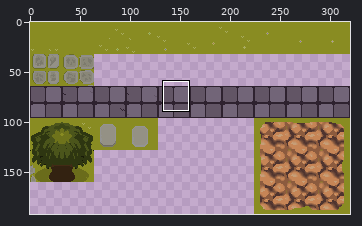
A sprite sheet gets an edit: images/grass.png. Above: a wide view before the commit, with the close-up outlined.
Close-up. Before:
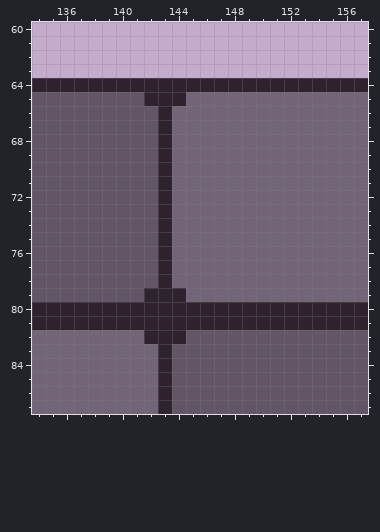
The file is 320x192 pixels. Colours within 5 levels of each other are drawn and written as one. Shown: x 134..157, y 60..87. The commit also changed other parts of the picture, which this record leaves out.
The same view after the edit:
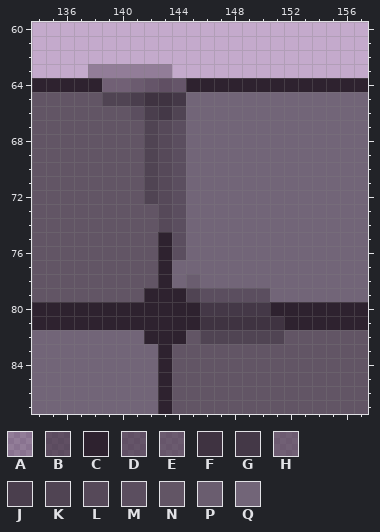
Palette (. is transparent): A #2e222f55  B #2e222faa  C #2e222f  D #362a38aa  E #3f3341aa  F #3f3341  G #443847  H #483b4aaa  J #4a3e4d  K #504453  L #564959  M #5b4e5f  N #625565  P #6a5d6f  Q #726578
Change:
@@ x 134..157 @@
 62 ........................
-63 ........................
-64 CCCCCCCCCCCCCCCCCCCCCCCC
-65 NNNNNNNNCCCQQQQQQQQQQQQQ
-66 NNNNNNNNNCQQQQQQQQQQQQQQ
-67 NNNNNNNNNCQQQQQQQQQQQQQQ
-68 NNNNNNNNNCQQQQQQQQQQQQQQ
-69 NNNNNNNNNCQQQQQQQQQQQQQQ
-70 NNNNNNNNNCQQQQQQQQQQQQQQ
-71 NNNNNNNNNCQQQQQQQQQQQQQQ
-72 NNNNNNNNNCQQQQQQQQQQQQQQ
-73 NNNNNNNNNCQQQQQQQQQQQQQQ
-74 NNNNNNNNNCQQQQQQQQQQQQQQ
-75 NNNNNNNNNCQQQQQQQQQQQQQQ
-76 NNNNNNNNNCQQQQQQQQQQQQQQ
+63 ....AAAAAA..............
+64 CCCCCHHEDBDCCCCCCCCCCCCC
+65 NNNNNKKJFFGQQQQQQQQQQQQQ
+66 NNNNNNNMJGKQQQQQQQQQQQQQ
+67 NNNNNNNNKLMQQQQQQQQQQQQQ
+68 NNNNNNNNKLMQQQQQQQQQQQQQ
+69 NNNNNNNNKLMQQQQQQQQQQQQQ
+70 NNNNNNNNKLMQQQQQQQQQQQQQ
+71 NNNNNNNNKLMQQQQQQQQQQQQQ
+72 NNNNNNNNKLMQQQQQQQQQQQQQ
+73 NNNNNNNNNLMQQQQQQQQQQQQQ
+74 NNNNNNNNNLMQQQQQQQQQQQQQ
+75 NNNNNNNNNCMQQQQQQQQQQQQQ
+76 NNNNNNNNNCMQQQQQQQQQQQQQ
 77 NNNNNNNNNCQQQQQQQQQQQQQQ
-78 NNNNNNNNNCQQQQQQQQQQQQQQ
-79 NNNNNNNNCCCQQQQQQQQQQQQQ
-80 CCCCCCCCCCCCCCCCCCCCCCCC
-81 CCCCCCCCCCCCCCCCCCCCCCCC
-82 QQQQQQQQCCCNNNNNNNNNNNNN
+78 NNNNNNNNNCQPQQQQQQQQQQQQ
+79 NNNNNNNNCCCKMMMMMQQQQQQQ
+80 CCCCCCCCCCCCGGGGGCCCCCCC
+81 CCCCCCCCCCCCFFFFFFCCCCCC
+82 QQQQQQQQCCCNKKKKKKNNNNNN
 83 QQQQQQQQQCNNNNNNNNNNNNNN
